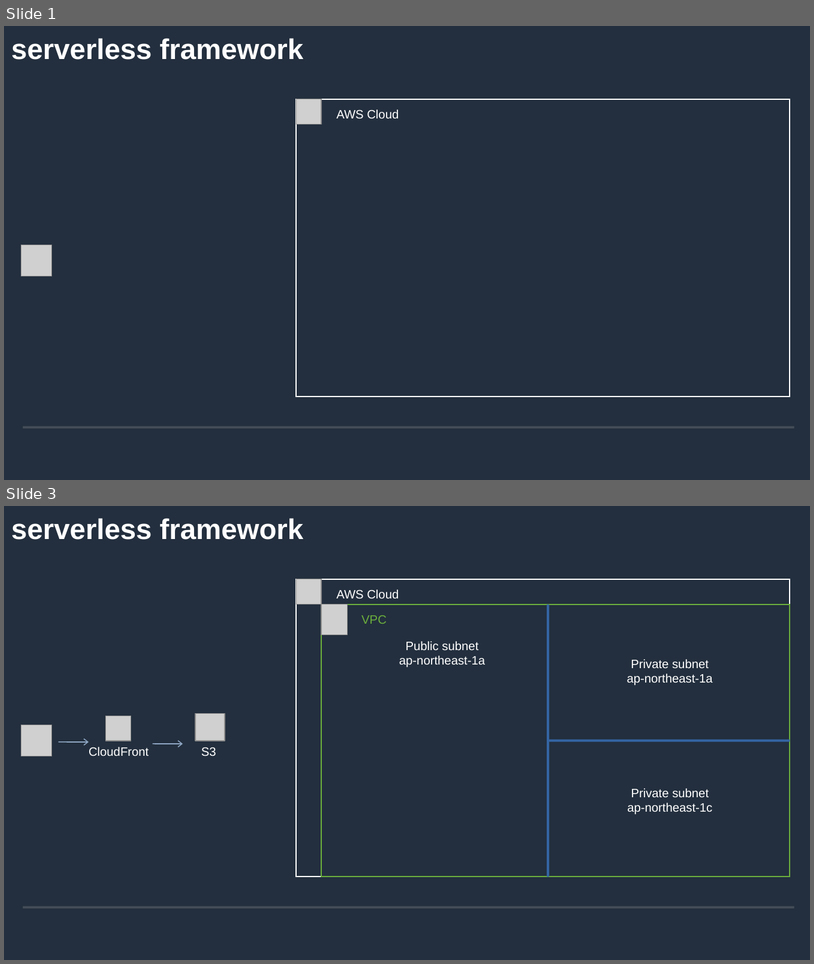
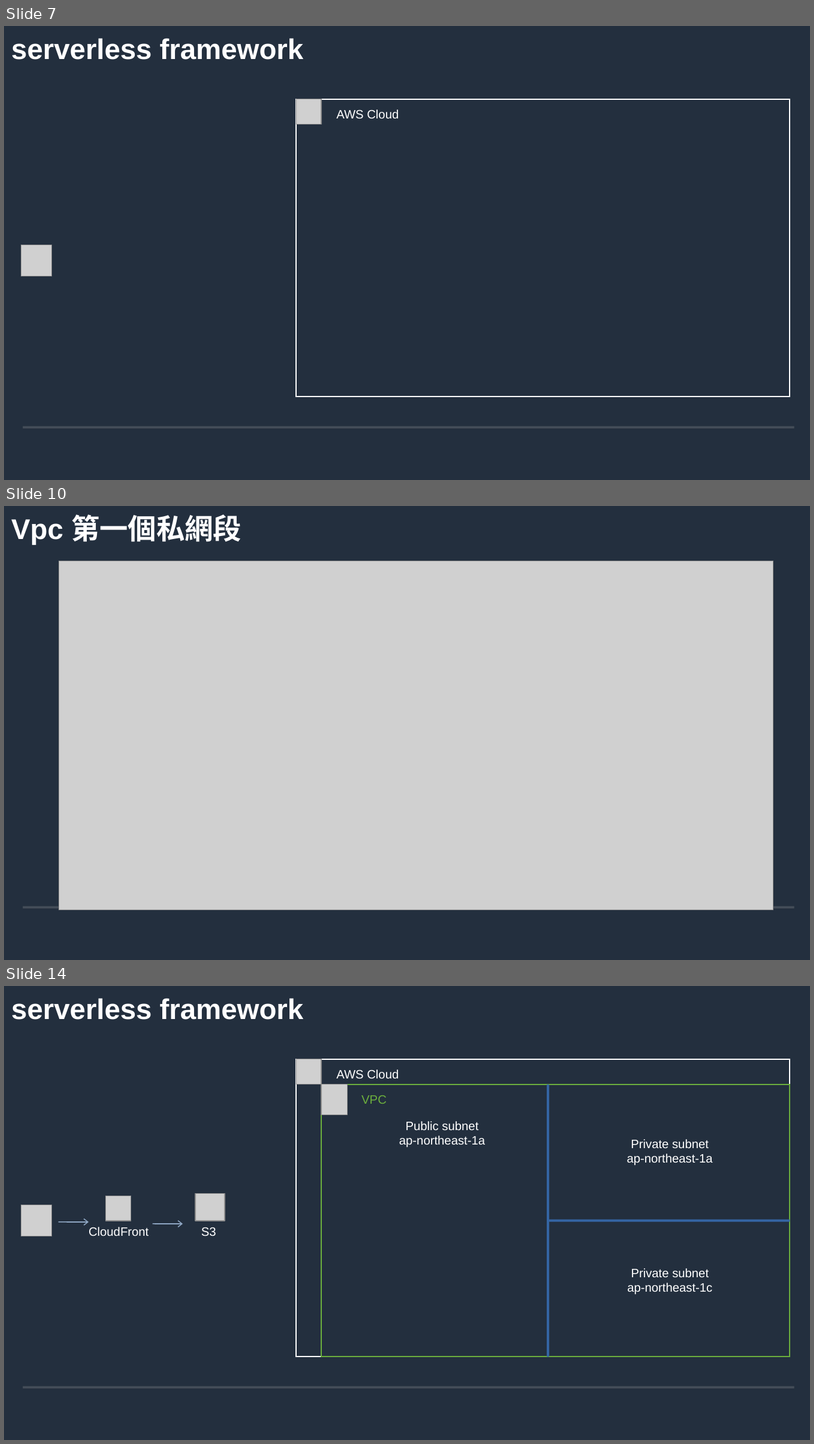
Before and after one commit to andygithub9/cfc104_2, a slide deck: 104.odp. Shown one above the other, each under a label of ours: slides 1 and 3 before the commit, slides 7, 10 and 14 after it; the slides between them are not shown. The pictures are 814x964 and 814x1444 pixels, drawn with LibreOffice and Linux fonts; fonts in the diff are those of the drawing; grey boxes stand for pictures; background and template pictures are left out. Boxes give left, top, right and bottom in pixels: in the first picture for what was removed or moved away, otherwise in the second. Text is boxed around its words. In the diff, an @@ line names an element or a change of style, - is before the commit and + after.

```diff
--- a/104.odp
+++ b/104.odp
@@ slide 10 added at (4,506,810,960), background #232F3E; not listed: 2 template elements that a slide beside it also shows @@
@@ title added at (11,514,242,545), 28 pt, text #FFFFFF, bold @@
+Vpc 第一個私網段
@@ picture added at (59,561,774,910) @@
@@ what was slide 1 is now slide 7 @@
@@ what was slide 3 is now slide 14 @@
```
Also in this commit, not shown: 2 slides changed, 20 other slides added, 2 other files.
